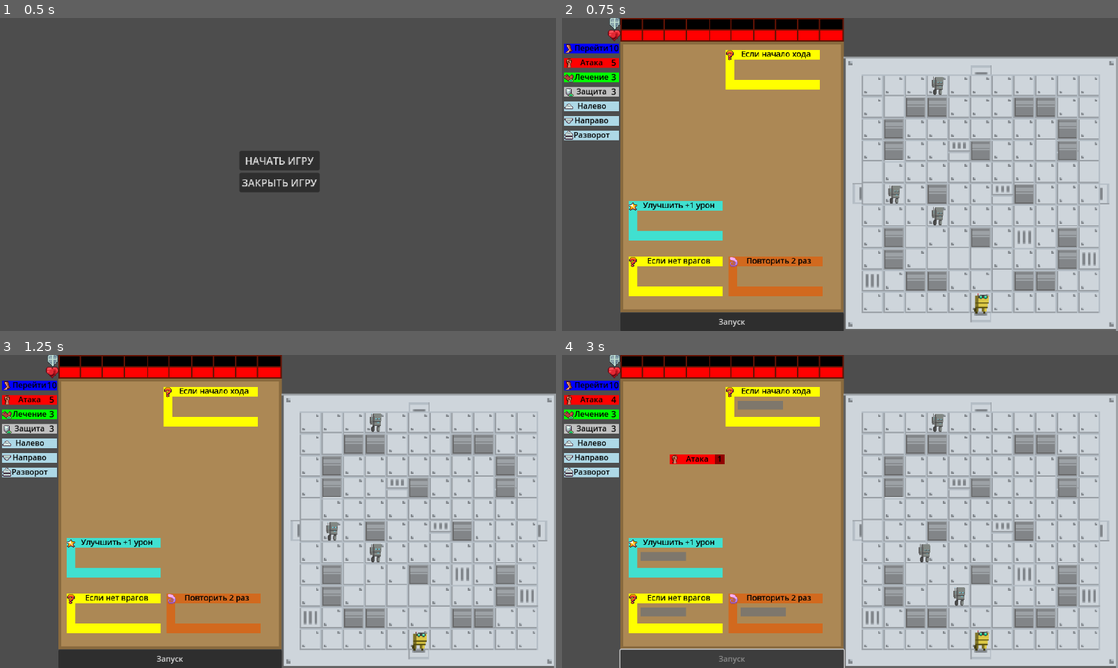
Above: before the commit, frames 1-4 (two rows, left to right).
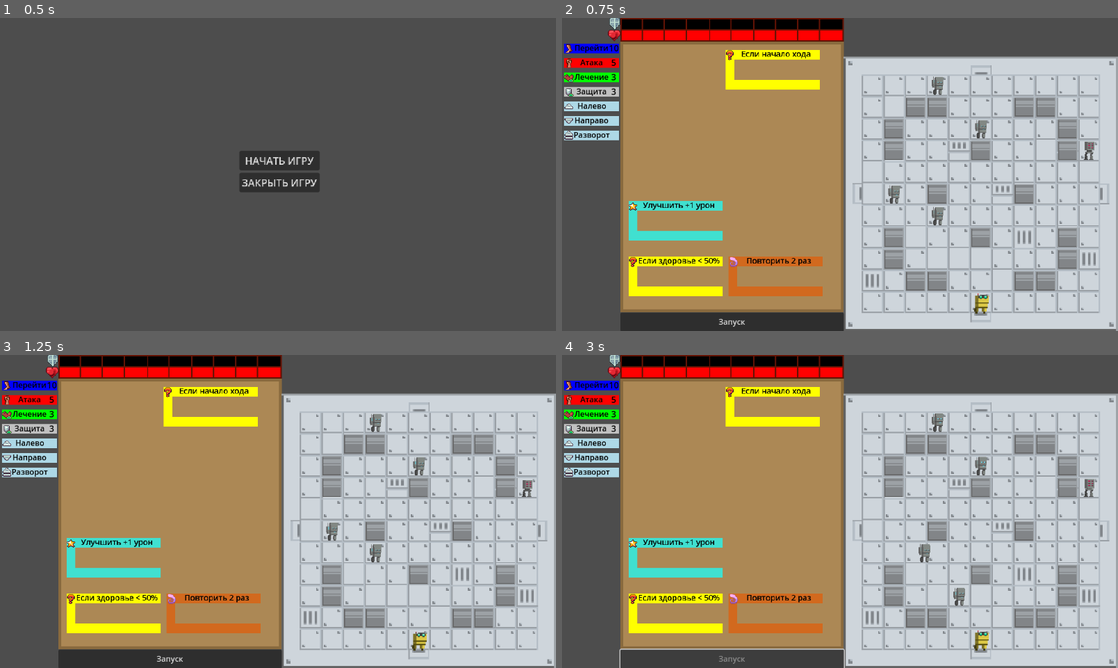
Above: after the commit, the same moments.

Repository: timurkinBits/scratch_roguelike
Game: Godot game, scene res://scenes/main_menu.tscn
The game is run twice, just before and just after one commit, with the same random seed, the same clock (stepped at 60 frames per second) and the same inputs.
Inputs (mouse positions are in pixels of both pictures, inside the frame that each line leads up to):
- Up to frame 1 (0.5 s): no input
- Up to frame 2 (0.75 s): click "НАЧАТЬ ИГРУ" at 0.5 s
- Up to frame 3 (1.25 s): no input
- Up to frame 4 (3 s): click "Запуск" at 1.25 s; drag from (584, 398) to (773, 392) at 2.02 s; drag from (650, 389) to (773, 599) at 2.77 s

Frame 1 is identical in both runs. In frame 2, 0.4% of the frame differs, in the area x 13-96%, y 32-80%; in frame 3, 0.4%; in frame 4, 1.7%, in the area x 8-96%, y 13-84%.

Commit message:
stop drag when button clicked

Diff:
--- a/scenes/Enemy.tscn
+++ b/scenes/Enemy.tscn
@@ -6,6 +6,102 @@
 [sub_resource type="RectangleShape2D" id="RectangleShape2D_55jtl"]
 size = Vector2(18, 26)
 
+[sub_resource type="AtlasTexture" id="AtlasTexture_55jtl"]
+atlas = ExtResource("1_y0fb1")
+region = Rect2(208, 19, 16, 32)
+
+[sub_resource type="AtlasTexture" id="AtlasTexture_mpr68"]
+atlas = ExtResource("1_y0fb1")
+region = Rect2(224, 19, 16, 32)
+
+[sub_resource type="AtlasTexture" id="AtlasTexture_ft8do"]
+atlas = ExtResource("1_y0fb1")
+region = Rect2(240, 19, 16, 32)
+
+[sub_resource type="AtlasTexture" id="AtlasTexture_5wwv6"]
+atlas = ExtResource("1_y0fb1")
+region = Rect2(256, 19, 16, 32)
+
+[sub_resource type="AtlasTexture" id="AtlasTexture_1vja8"]
+atlas = ExtResource("1_y0fb1")
+region = Rect2(288, 19, 16, 32)
+
+[sub_resource type="AtlasTexture" id="AtlasTexture_iwav8"]
+atlas = ExtResource("1_y0fb1")
+region = Rect2(304, 19, 16, 32)
+
+[sub_resource type="AtlasTexture" id="AtlasTexture_1i2q2"]
+atlas = ExtResource("1_y0fb1")
+region = Rect2(320, 19, 16, 32)
+
+[sub_resource type="AtlasTexture" id="AtlasTexture_ly5gv"]
+atlas = ExtResource("1_y0fb1")
+region = Rect2(336, 19, 16, 32)
+
+[sub_resource type="AtlasTexture" id="AtlasTexture_82o86"]
+atlas = ExtResource("1_y0fb1")
+region = Rect2(352, 19, 16, 32)
+
+[sub_resource type="AtlasTexture" id="AtlasTexture_1gqeq"]
+atlas = ExtResource("1_y0fb1")
+region = Rect2(368, 19, 16, 32)
+
+[sub_resource type="AtlasTexture" id="AtlasTexture_isvm2"]
+atlas = ExtResource("1_y0fb1")
+region = Rect2(384, 19, 16, 32)
+
+[sub_resource type="AtlasTexture" id="AtlasTexture_gr8dl"]
+atlas = ExtResource("1_y0fb1")
+region = Rect2(400, 19, 16, 32)
+
+[sub_resource type="AtlasTexture" id="AtlasTexture_axa8o"]
+atlas = ExtResource("1_y0fb1")
+region = Rect2(208, 83, 16, 32)
+
+[sub_resource type="AtlasTexture" id="AtlasTexture_4iqch"]
+atlas = ExtResource("1_y0fb1")
+region = Rect2(224, 83, 16, 32)
+
+[sub_resource type="AtlasTexture" id="AtlasTexture_x3f71"]
+atlas = ExtResource("1_y0fb1")
+region = Rect2(240, 83, 16, 32)
+
+[sub_resource type="AtlasTexture" id="AtlasTexture_ksmwx"]
+atlas = ExtResource("1_y0fb1")
+region = Rect2(256, 83, 16, 32)
+
+[sub_resource type="AtlasTexture" id="AtlasTexture_oq86d"]
+atlas = ExtResource("1_y0fb1")
+region = Rect2(288, 83, 16, 32)
+
+[sub_resource type="AtlasTexture" id="AtlasTexture_joqoj"]
+atlas = ExtResource("1_y0fb1")
+region = Rect2(304, 83, 16, 32)
+
+[sub_resource type="AtlasTexture" id="AtlasTexture_govun"]
+atlas = ExtResource("1_y0fb1")
+region = Rect2(320, 83, 16, 32)
+
+[sub_resource type="AtlasTexture" id="AtlasTexture_hwoi6"]
+atlas = ExtResource("1_y0fb1")
+region = Rect2(336, 83, 16, 32)
+
+[sub_resource type="AtlasTexture" id="AtlasTexture_g512e"]
+atlas = ExtResource("1_y0fb1")
+region = Rect2(352, 83, 16, 32)
+
+[sub_resource type="AtlasTexture" id="AtlasTexture_pl6g4"]
+atlas = ExtResource("1_y0fb1")
+region = Rect2(368, 83, 16, 32)
+
+[sub_resource type="AtlasTexture" id="AtlasTexture_u1yns"]
+atlas = ExtResource("1_y0fb1")
+region = Rect2(384, 83, 16, 32)
+
+[sub_resource type="AtlasTexture" id="AtlasTexture_8fyuy"]
+atlas = ExtResource("1_y0fb1")
+region = Rect2(400, 83, 16, 32)
+
 [sub_resource type="AtlasTexture" id="AtlasTexture_fdsfn"]
 atlas = ExtResource("1_y0fb1")
 region = Rect2(208, 54, 16, 27)
@@ -58,6 +154,98 @@
 animations = [{
 "frames": [{
 "duration": 1.0,
+"texture": SubResource("AtlasTexture_55jtl")
+}, {
+"duration": 1.0,
+"texture": SubResource("AtlasTexture_mpr68")
+}, {
+"duration": 1.0,
+"texture": SubResource("AtlasTexture_ft8do")
+}, {
+"duration": 1.0,
+"texture": SubResource("AtlasTexture_5wwv6")
+}],
+"loop": true,
+"name": &"medium_enemy_idle",
+"speed": 3.0
+}, {
+"frames": [{
+"duration": 1.0,
+"texture": SubResource("AtlasTexture_1vja8")
+}, {
+"duration": 1.0,
+"texture": SubResource("AtlasTexture_iwav8")
+}, {
+"duration": 1.0,
+"texture": SubResource("AtlasTexture_1i2q2")
+}, {
+"duration": 1.0,
+"texture": SubResource("AtlasTexture_ly5gv")
+}, {
+"duration": 1.0,
+"texture": SubResource("AtlasTexture_82o86")
+}, {
+"duration": 1.0,
+"texture": SubResource("AtlasTexture_1gqeq")
+}, {
+"duration": 1.0,
+"texture": SubResource("AtlasTexture_isvm2")
+}, {
+"duration": 1.0,
+"texture": SubResource("AtlasTexture_gr8dl")
+}],
+"loop": true,
+"name": &"medium_enemy_walk",
+"speed": 5.0
+}, {
+"frames": [{
+"duration": 1.0,
+"texture": SubResource("AtlasTexture_axa8o")
+}, {
+"duration": 1.0,
+"texture": SubResource("AtlasTexture_4iqch")
+}, {
+"duration": 1.0,
+"texture": SubResource("AtlasTexture_x3f71")
+}, {
+"duration": 1.0,
+"texture": SubResource("AtlasTexture_ksmwx")
+}],
+"loop": true,
+"name": &"strong_enemy_idle",
+"speed": 3.0
+}, {
+"frames": [{
+"duration": 1.0,
+"texture": SubResource("AtlasTexture_oq86d")
+}, {
+"duration": 1.0,
+"texture": SubResource("AtlasTexture_joqoj")
+}, {
+"duration": 1.0,
+"texture": SubResource("AtlasTexture_govun")
+}, {
+"duration": 1.0,
+"texture": SubResource("AtlasTexture_hwoi6")
+}, {
+"duration": 1.0,
+"texture": SubResource("AtlasTexture_g512e")
+}, {
+"duration": 1.0,
+"texture": SubResource("AtlasTexture_pl6g4")
+}, {
+"duration": 1.0,
+"texture": SubResource("AtlasTexture_u1yns")
+}, {
+"duration": 1.0,
+"texture": SubResource("AtlasTexture_8fyuy")
+}],
+"loop": true,
+"name": &"strong_enemy_walk",
+"speed": 5.0
+}, {
+"frames": [{
+"duration": 1.0,
 "texture": SubResource("AtlasTexture_fdsfn")
 }, {
 "duration": 1.0,
@@ -70,8 +258,8 @@
 "texture": SubResource("AtlasTexture_0ki51")
 }],
 "loop": true,
-"name": &"idle",
-"speed": 5.0
+"name": &"weak_enemy_idle",
+"speed": 3.0
 }, {
 "frames": [{
 "duration": 1.0,
@@ -99,7 +287,7 @@
 "texture": SubResource("AtlasTexture_mlfus")
 }],
 "loop": true,
-"name": &"walk",
+"name": &"weak_enemy_walk",
 "speed": 5.0
 }]
 
@@ -113,8 +301,9 @@
 
 [node name="Sprite" type="AnimatedSprite2D" parent="."]
 sprite_frames = SubResource("SpriteFrames_takp4")
-animation = &"idle"
-autoplay = "idle"
+animation = &"weak_enemy_walk"
+frame = 7
+frame_progress = 0.334987
 
 [connection signal="mouse_entered" from="Area2D" to="." method="_on_area_2d_mouse_entered"]
 [connection signal="mouse_exited" from="Area2D" to="." method="_on_area_2d_mouse_exited"]
--- a/scenes/Main.tscn
+++ b/scenes/Main.tscn
@@ -59,7 +59,7 @@
 position = Vector2(17, 403)
 scale = Vector2(0.9, 0.9)
 type = 1
-text = "нет врагов"
+text = "здоровье < 50%"
 
 [node name="Block4" parent="Table" instance=ExtResource("3_jfkan")]
 position = Vector2(17, 288)
@@ -79,8 +79,6 @@
 position = Vector2(531, 117)
 scale = Vector2(0.935711, 0.935711)
 enemy_scene = ExtResource("8_uc31q")
-max_enemies = 3
-min_enemies = 1
 
 [node name="Player" parent="Room" instance=ExtResource("5_k4xvw")]
 position = Vector2(360.154, 500.154)
--- a/scripts/Command.gd
+++ b/scripts/Command.gd
@@ -22,6 +22,7 @@
 @onready var up_button: Button = $Texture/Up
 @onready var down_button: Button = $Texture/Down
 @onready var ui_node: UI = $'../../../UI'
+@onready var table: Table = get_parent().get_parent()
 
 var command_configs = {
 	TypeCommand.ATTACK: {
@@ -187,7 +188,7 @@
 
 func _on_num_area_input_event(_viewport: Node, event: InputEvent, _shape_idx: int) -> void:
 	if event is InputEventMouseButton and event.button_index == MOUSE_BUTTON_LEFT and event.pressed:
-		if not is_menu_command:
+		if not is_menu_command and not table.is_turn_in_progress:  # Добавлена проверка состояния хода
 			# Открываем настройки при клике на область числа
 			is_settings = !is_settings
 			change_settings(is_settings)
--- a/scripts/command_executor.gd
+++ b/scripts/command_executor.gd
@@ -2,6 +2,7 @@
 
 @onready var button: Button = $"../../UI/Button"
 @onready var player: Player = $"../../Room/Player"
+@onready var table: Table = $".."
 @onready var hp_bar: UI = $"../../UI"
 
 @export var ui_node: UI
@@ -20,9 +21,9 @@
 func _on_button_pressed() -> void:
 	if !is_instance_valid(player):
 		return
-
-	# Disable interactions during turn
+	# Отключаем взаимодействие во время хода
 	_disable_interactions()
+	table.is_turn_in_progress = true  # Устанавливаем флаг начала хода
 
 	# Process turn phases
 	if !await _process_turn_phase("начало хода"): return
@@ -70,11 +71,9 @@
 func _prepare_next_turn() -> void:
 	if !is_instance_valid(player):
 		return
-
 	await get_tree().create_timer(0.2).timeout
-
-	Global.reset_remaining_points()
 	ui_node.reset_defense()
+	table.is_turn_in_progress = false  # Сбрасываем флаг окончания хода
 	button.disabled = false
 
 	# Show doors if no enemies
@@ -278,14 +277,19 @@
 	var blocks = get_tree().get_nodes_in_group("blocks")
 	var commands_to_free: Array[Node] = []
 
+	# First collect commands from blocks
 	for block in blocks:
 		if is_instance_valid(block):
 			collect_commands(block, commands_to_free)
 
+	# Then collect all remaining commands on the table (not in slots)
+	var all_commands = get_tree().get_nodes_in_group("commands")
+	for command in all_commands:
+		if is_instance_valid(command) and not command.is_menu_command and not commands_to_free.has(command):
+			commands_to_free.append(command)
+
 	await clear_commands(commands_to_free)
 
 	for block in blocks:
 		if is_instance_valid(block):
 			block.update_slots()
-
-	Global.reset_remaining_points()
--- a/scripts/command_menu.gd
+++ b/scripts/command_menu.gd
@@ -14,7 +14,7 @@
 
 func _on_menu_command_clicked(type: int) -> void:
 	var remaining_points = Global.get_remaining_points(type)
-	if remaining_points > 0:
+	if remaining_points > 0 and !table_node.is_turn_in_progress:
 		table_node.create_card(Command, type)
 
 	update_command_appearances()
--- a/scripts/enemy.gd
+++ b/scripts/enemy.gd
@@ -9,11 +9,11 @@
 
 @onready var ui_stats: EnemyStats = $'../../UI/EnemyStats'
 @onready var command_executor = $"../../Table/CommandExecutor"
+@onready var sprite = $Sprite
 
 var hp_bar_offset: Vector2 = Vector2(0, -40)  # Смещение полосы над врагом
 
 func _ready() -> void:
-	sprites = $Sprite
 	super._ready()
 	add_to_group("enemies")
 	add_to_group("characters")
@@ -21,6 +21,15 @@
 	player = get_parent().get_node("Player")
 	if not player:
 		push_error("Player not found!")
+	sprite.animation = get_enemy_type() + "_idle"
+
+func get_enemy_type() -> String:
+	if damage <= 3:
+		return "weak_enemy"
+	elif damage == 4:
+		return "medium_enemy"
+	else:
+		return "strong_enemy"
 
 # Логика хода врага
 func take_turn() -> void:
@@ -66,23 +75,22 @@
 			await attack_player()
 
 func update_visual() -> void:
-	# We're using only one sprite for all directions
-	var sprite = $Sprite
-
-	# Make sure the sprite is visible
+	var animation_prefix = get_enemy_type() + "_"
+
+	# Устанавливаем видимость спрайта
 	sprite.visible = true
 
-	# Flip horizontally when facing left
+	# Воспроизводим анимацию в зависимости от состояния движения
+	if is_moving:
+		sprite.play(animation_prefix + "walk")
+	else:
+		sprite.play(animation_prefix + "idle")
+
+	# Отражаем спрайт горизонтально, если враг смотрит влево
 	if current_direction == "left":
 		sprite.flip_h = true
 	else:
 		sprite.flip_h = false
-
-	# Play the appropriate animation based on movement state
-	if is_moving:
-		sprite.play("walk")
-	else:
-		sprite.play("idle")
 
 # Поиск пути к ближайшей клетке рядом с игроком
 func find_path_to_player() -> Array:
--- a/scripts/table.gd
+++ b/scripts/table.gd
@@ -11,11 +11,14 @@
 var affected_block: Block = null
 var hover_timer: float = 0.0
 var has_shifted_commands: bool = false
+var is_turn_in_progress: bool = false
 
 @onready var table_texture: ColorRect = $Texture
 var command_scene = preload('res://scenes/Command.tscn')
 
 func _process(delta: float) -> void:
+	if is_turn_in_progress:  # Пропускаем обработку, если ход выполняется
+		return
 	if not dragged_card:
 		return
 
@@ -45,9 +48,9 @@
 
 func _input(event: InputEvent) -> void:
 	if event is InputEventMouseButton and event.button_index == MOUSE_BUTTON_LEFT:
-		if event.pressed:
+		if event.pressed and not is_turn_in_progress:  # Начинаем перетаскивание только если ход не выполняется
 			start_drag()
-		else:
+		elif not event.pressed:
 			finish_drag()
 
 func get_table_rect() -> Rect2:
@@ -115,14 +118,16 @@
 func finish_drag() -> void:
 	if not dragged_card:
 		return
-
 	var table_rect = get_table_rect()
-
-	if hovered_slot and is_instance_valid(hovered_slot):
-		var invalid_condition_placement = dragged_card is Block and is_condition_block_in_block(dragged_card, hovered_slot)
-
-		if would_fit_in_boundaries(dragged_card, hovered_slot, table_rect) and not invalid_condition_placement:
-			place_card_in_slot(hovered_slot)
+	if is_turn_in_progress:  # Во время хода просто ограничиваем положение объекта
+		enforce_table_boundaries(dragged_card, dragged_card.global_position, table_rect)
+	else:
+		if hovered_slot and is_instance_valid(hovered_slot):
+			var invalid_condition_placement = dragged_card is Block and is_condition_block_in_block(dragged_card, hovered_slot)
+			if would_fit_in_boundaries(dragged_card, hovered_slot, table_rect) and not invalid_condition_placement:
+				place_card_in_slot(hovered_slot)
+			else:
+				enforce_table_boundaries(dragged_card, dragged_card.global_position, table_rect)
 		else:
 			enforce_table_boundaries(dragged_card, dragged_card.global_position, table_rect)
 
Not shown: 1 places in scenes/Enemy.tscn that only renumber resources
Not shown, changed: scratch_roguelike.exe
